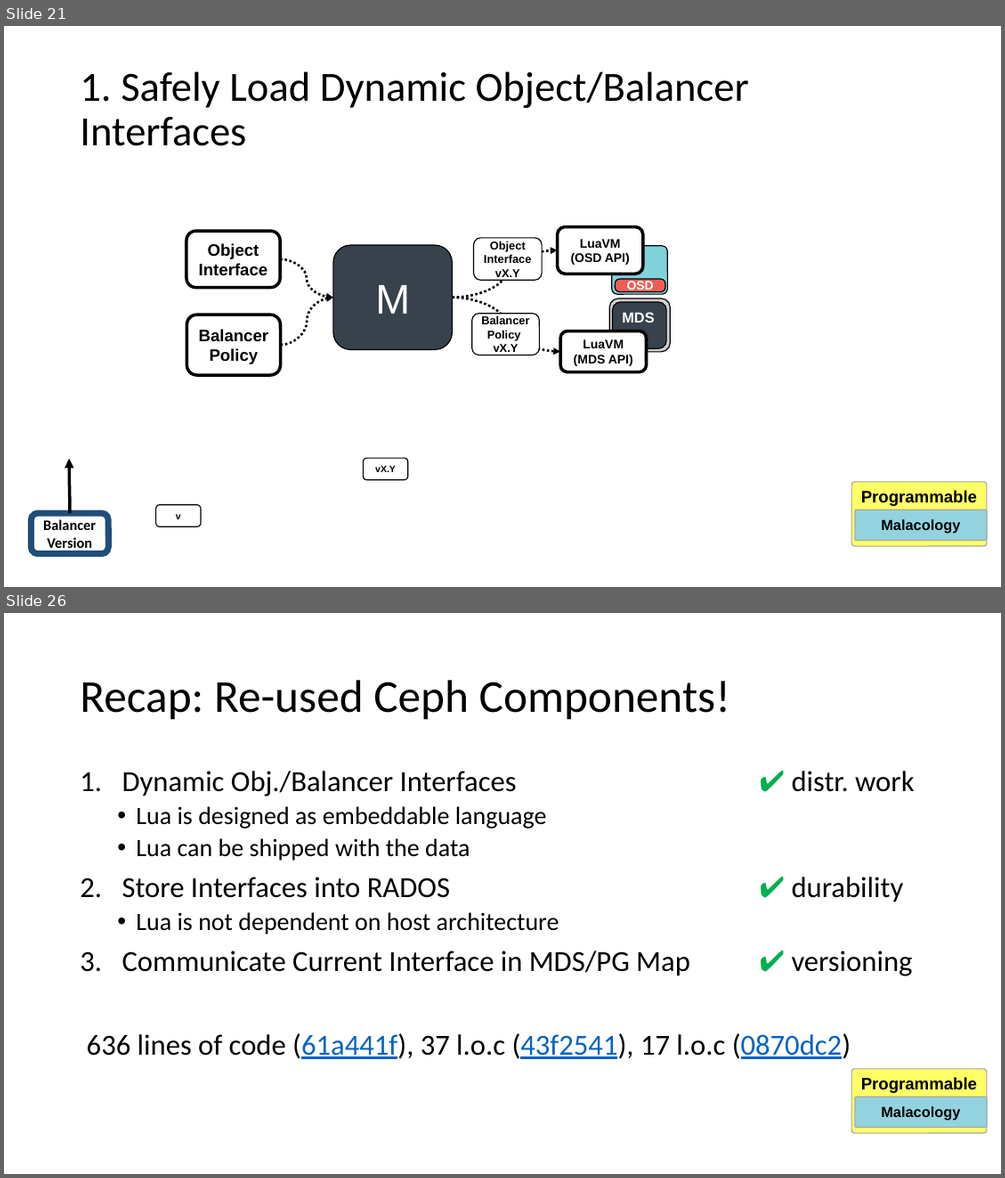
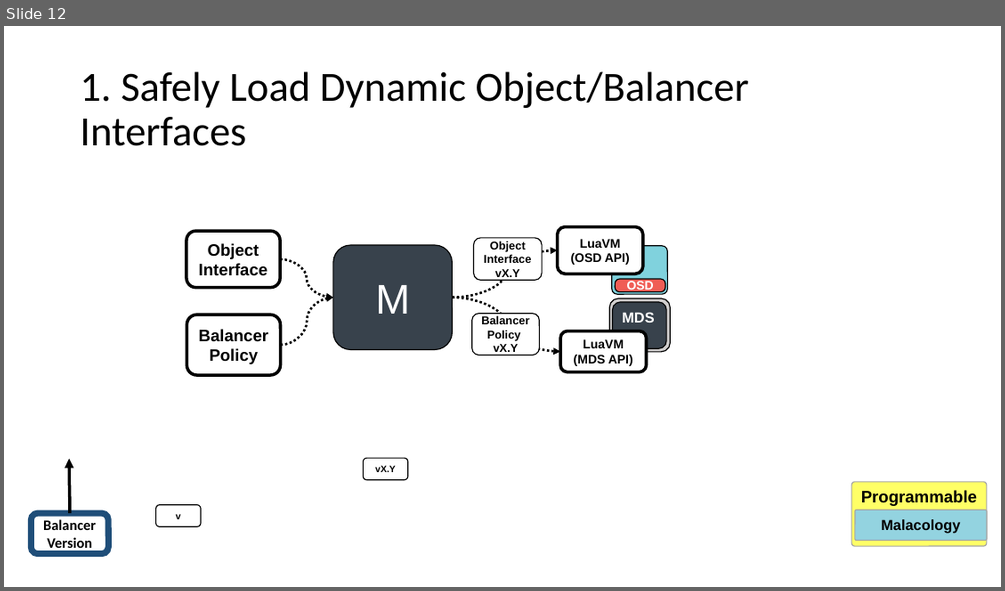
Before and after one commit to michaelsevilla/malacology-popper, a slide deck: paper/figures/figures.pptx. Shown one above the other, each under a label of ours: slides 21 and 26 before the commit, slide 12 after it; the slides between them are not shown. The pictures are 1005x1178 and 1005x591 pixels, drawn with LibreOffice and Linux fonts; fonts in the diff are those of the drawing; background and template pictures are left out. Boxes give left, top, right and bottom in pixels: in the first picture for what was removed or moved away, otherwise in the second. Text is boxed around its words. In the diff, an @@ line names an element or a change of style, - is before the commit and + after.

```diff
--- a/paper/figures/figures.pptx
+++ b/paper/figures/figures.pptx
@@ slide 26 removed at (x1=4, y1=613, x2=1001, y2=1174), background #FFFFFF; not listed: 2 template elements that a slide beside it also shows @@
@@ title removed at (x1=80, y1=680, x2=730, y2=720) @@
-Recap: Re-used Ceph Components!
@@ text removed at (x1=87, y1=771, x2=913, y2=1059) @@
-1. Dynamic Obj./Balancer Interfaces ✔ distr. work
-  • Lua is designed as embeddable language
-  • Lua can be shipped with the data
-2. Store Interfaces into RADOS ✔ durability
-  • Lua is not dependent on host architecture
-3. Communicate Current Interface in MDS/PG Map ✔ versioning
-636 lines of code (61a441f), 37 l.o.c (43f2541), 17 l.o.c (0870dc2)
@@ what was slide 21 is now slide 12 @@
```
Also in this commit, not shown: 2 slides added, 27 other slides removed, 3 other files.
